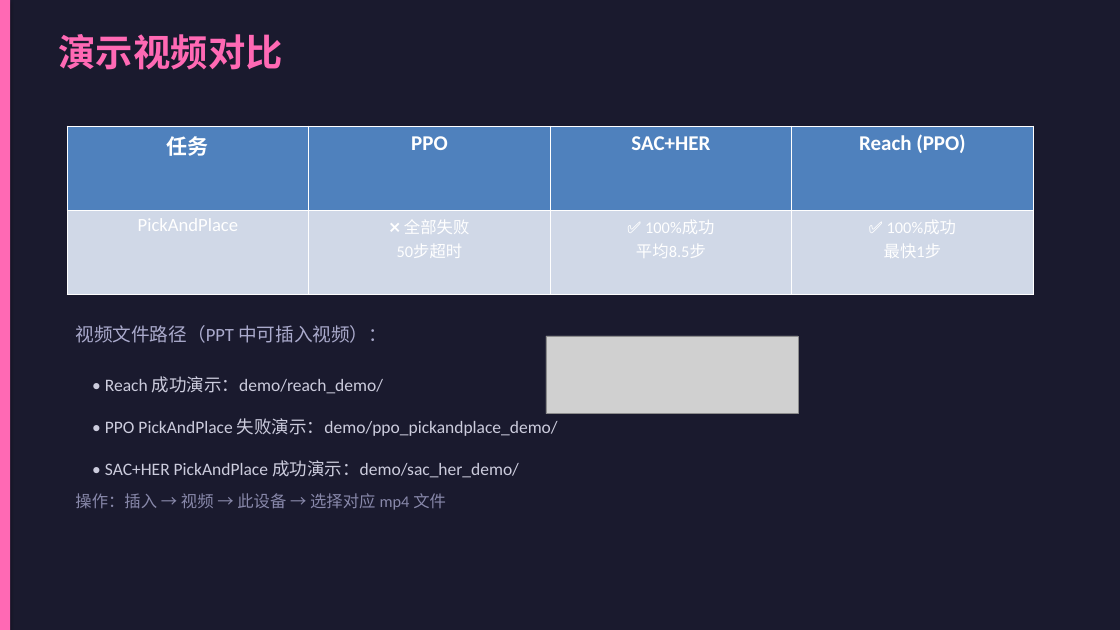
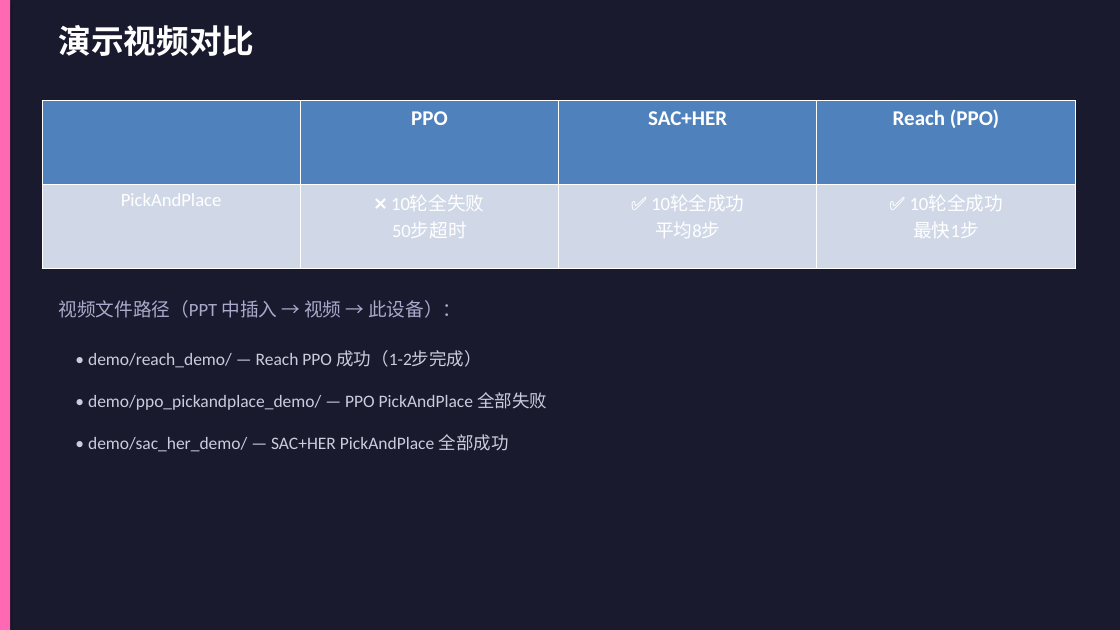
Before and after one commit to baobaolong777/RLStudy, a slide deck: slide 11 of 汇报PPT_PPO_vs_SAC_HER.pptx (slide 6 before the commit). Drawn at 1120x630 pixels with LibreOffice and Linux fonts; fonts in the diff are those of the drawing; grey boxes stand for pictures. Boxes give left, top, right and bottom in pixels: in the first picture for what was removed or moved away, otherwise in the second. Text is boxed around its words. In the diff, an @@ line names an element or a change of style, - is before the commit and + after.

```diff
--- a/汇报PPT_PPO_vs_SAC_HER.pptx
+++ b/汇报PPT_PPO_vs_SAC_HER.pptx
@@ text "演示视频对比": place and size @@
-text "演示视频对比" at (59, 34, 283, 70)
+text "演示视频对比" at (59, 25, 255, 56)
@@ text "演示视频对比" at (59, 25, 255, 56): size 32 to 28 pt, text colour #FF69B4 to #FFFFFF @@
@@ table at (42, 101, 1077, 269) @@
-row 1, column 1: 任务
+row 1, column 1: 
-row 2: PickAndPlace | ❌ 全部失败 / 50步超时 | ✅ 100%成功 / 平均8.5步 | ✅ 100%成功 / 最快1步
+row 2: PickAndPlace | ❌ 10轮全失败 / 50步超时 | ✅ 10轮全成功 / 平均8步 | ✅ 10轮全成功 / 最快1步
@@ table: place and size @@
-table at (67, 126, 1035, 294)
+table at (42, 101, 1077, 269)
@@ text at (59, 300, 461, 318): text changed @@
-视频文件路径（PPT 中可插入视频）：
+视频文件路径（PPT 中插入 → 视频 → 此设备）：
@@ text at (88, 350, 482, 368): text changed @@
-• Reach 成功演示：demo/reach_demo/
+• demo/reach_demo/ — Reach PPO 成功（1-2步完成）
@@ picture removed at (546, 336, 798, 413) @@
@@ text at (88, 392, 547, 410): text changed @@
-• PPO PickAndPlace 失败演示：demo/ppo_pickandplace_demo/
+• demo/ppo_pickandplace_demo/ — PPO PickAndPlace 全部失败
@@ text at (88, 434, 509, 452): text changed @@
-• SAC+HER PickAndPlace 成功演示：demo/sac_her_demo/
+• demo/sac_her_demo/ — SAC+HER PickAndPlace 全部成功
@@ text removed at (75, 493, 446, 510) @@
-操作：插入 → 视频 → 此设备 → 选择对应 mp4 文件
```
Also in this commit, not shown: 4 other slides changed, 6 slides added, 3 slides removed, 1 other file.
